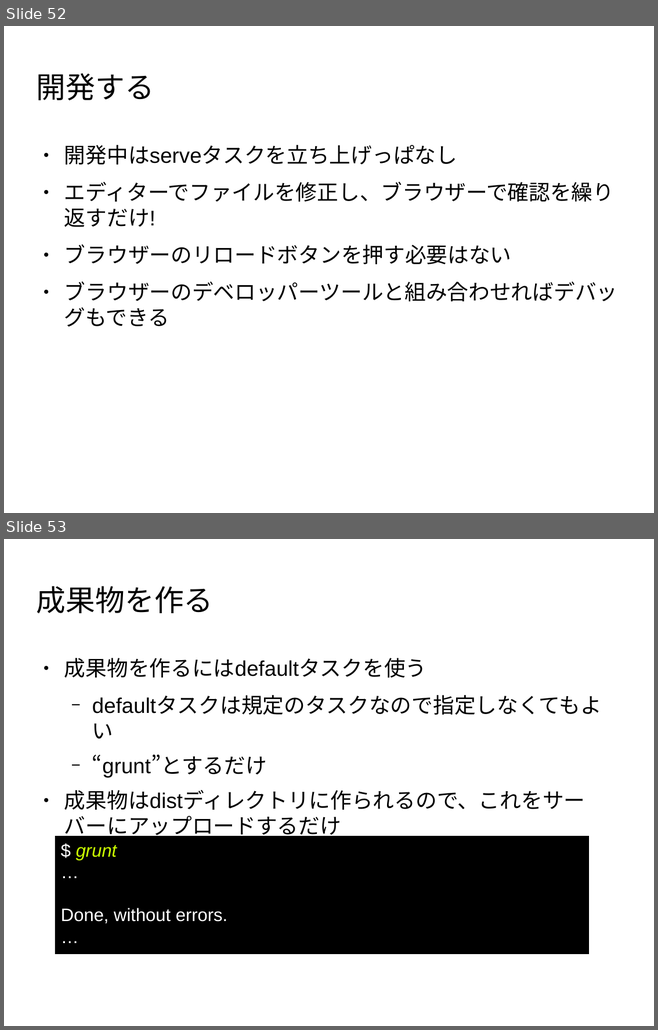
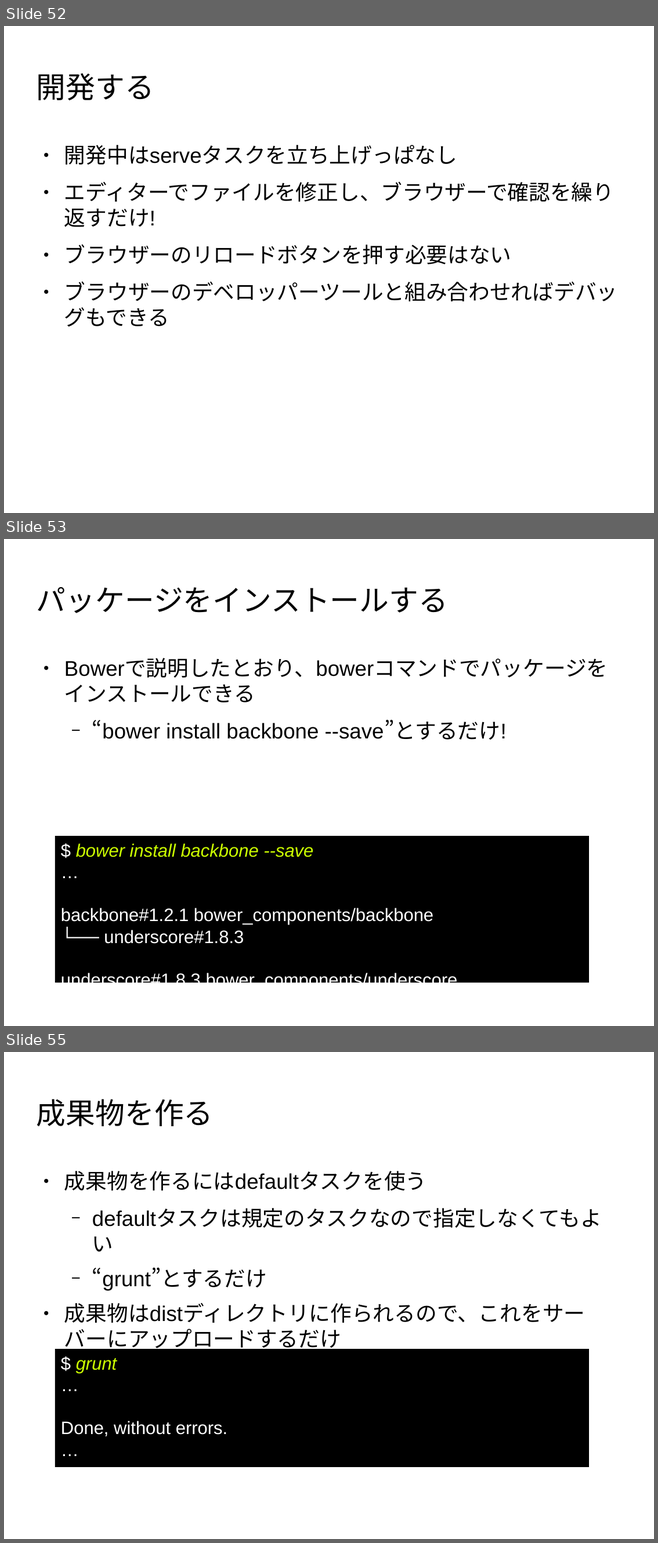
Before and after one commit to masakura/yeoman-presentation, a slide deck: yeoman-presentation.odp. Shown one above the other, each under a label of ours: slides 52 and 53 before the commit, slides 52, 53 and 55 after it; the slides between them are not shown. The pictures are 658x1030 and 658x1543 pixels, drawn with LibreOffice and Linux fonts; fonts in the diff are those of the drawing; background and template pictures are left out. Boxes give left, top, right and bottom in pixels: in the first picture for what was removed or moved away, otherwise in the second. Text is boxed around its words. In the diff, an @@ line names an element or a change of style, - is before the commit and + after.

```diff
--- a/yeoman-presentation.odp
+++ b/yeoman-presentation.odp
@@ slide 53 added at (x1=4, y1=539, x2=654, y2=1026), background picture (left out) @@
@@ title added at (x1=36, y1=587, x2=448, y2=613), 36 pt, text #000000 @@
+パッケージをインストールする
@@ text added at (x1=64, y1=659, x2=607, y2=740), 26 pt, text #000000 @@
+● Bowerで説明したとおり、bowerコマンドでパッケージをインストールできる
+  − “bower install backbone --save”とするだけ!
@@ rectangle added at (x1=55, y1=836, x2=589, y2=983), fill #000000, 22 pt, text #FFFFFF @@
+$ bower install backbone --save
+…
+backbone#1.2.1 bower_components/backbone
+└── underscore#1.8.3
+underscore#1.8.3 bower_components/underscore
@@ what was slide 53 is now slide 55 @@
```
Also in this commit, not shown: 3 slides changed, 11 other slides added.
